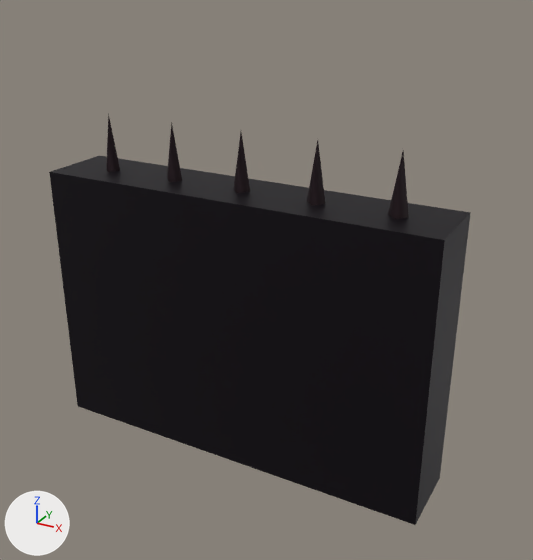
Two versions of the glTF model public/assets/models/environment/castle/castle_wall_spiked.glb, one commit apart.
Camera for both pictures: a 50 mm lens placed at (2.68, -4.49, 3.77), pointed at (0.19, 0.03, 1.51). Lighting does not change. The marker at lower left points along +X, +Y and +Z. The older version comes first. Where no turn or scale is listed for an object, it has been applied to the vertices. Vertices at exactly the same position are counted once.
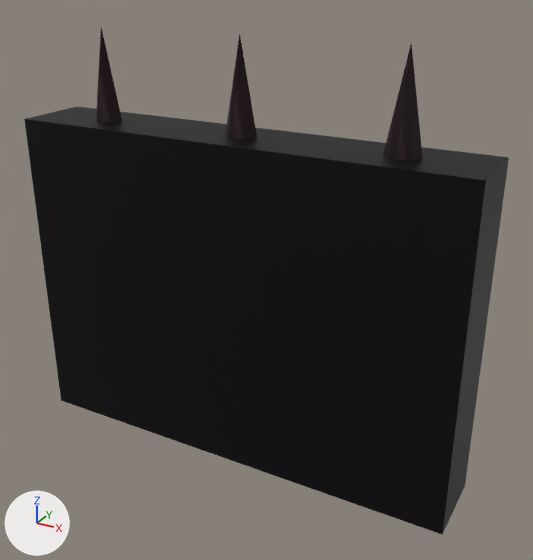
What differs and where, as boxes (x1, y1, x2, y2) in the pictures (533 x 560 px):
'Mesh_0', rescaled (15% wider, 16% taller)
    before: (49, 156, 471, 525)
    after: (24, 107, 509, 535)
'Mesh_3', moved, rescaled (141% wider, 92% taller)
    before: (234, 132, 250, 193)
    after: (383, 43, 423, 161)
'Mesh_2', moved, rescaled (106% wider, 75% taller)
    before: (167, 122, 182, 182)
    after: (225, 34, 257, 140)
'Mesh_1', moved, rescaled (80% wider, 60% taller)
    before: (106, 113, 120, 172)
    after: (96, 28, 122, 123)
'Mesh_5', deleted (black)
    before: (388, 150, 409, 219)
'Mesh_4', deleted (black)
    before: (307, 140, 325, 205)

The edits, one by one:
me_mesh_0 is used by ob_mesh_0; location (0.0, 0.0, 1.1).
me_mesh_0 had 8 vertices, 12 faces and spanned x -1.6..1.6, y -0.3..0.3, z -1.1..1.1.
me_mesh_0 now has 8 vertices, 12 faces and spans x -1.8..1.8, y -0.3..0.3, z -1.3..1.3.
me_mesh_0 part 1: the whole mesh is scaled about its middle by (1.12, 1, 1.18).
me_mesh_1 is used by ob_mesh_1; location (-1.2, 0.0, 2.4).
me_mesh_1 had 7 vertices, 8 faces and spanned x -0.08..0.08, y -0.08..0.08, z -0.25..0.25.
me_mesh_1 now has 7 vertices, 8 faces and spans x -0.15..0.15, y -0.15..0.15, z -0.4..0.4.
me_mesh_1 part 2: the whole mesh is scaled about its middle by (1.88, 1.88, 1.6).
me_mesh_2 is used by ob_mesh_2; location (-0.6, 0.0, 2.4).
me_mesh_2 had 7 vertices, 8 faces and spanned x -0.08..0.08, y -0.08..0.08, z -0.25..0.25.
me_mesh_2 now has 7 vertices, 8 faces and spans x -0.15..0.15, y -0.15..0.15, z -0.4..0.4.
me_mesh_2 part 3: the whole mesh is scaled about its middle by (1.88, 1.88, 1.6).
me_mesh_3 is used by ob_mesh_3; location (0.0, 0.0, 2.4).
me_mesh_3 had 7 vertices, 8 faces and spanned x -0.08..0.08, y -0.08..0.08, z -0.25..0.25.
me_mesh_3 now has 7 vertices, 8 faces and spans x -0.15..0.15, y -0.15..0.15, z -0.4..0.4.
me_mesh_3 part 4: the whole mesh is scaled about its middle by (1.88, 1.88, 1.6).
Object 'Mesh_0' (ob_mesh_0) moves from (0.0, 0.0, 1.1) to (0.0, 0.0, 1.3).
Object 'Mesh_1' (ob_mesh_1) moves from (-1.2, 0.0, 2.4) to (-1.2, 0.0, 2.9).
Object 'Mesh_2' (ob_mesh_2) moves from (-0.6, 0.0, 2.4) to (0.0, 0.0, 2.9).
Object 'Mesh_3' (ob_mesh_3) moves from (0.0, 0.0, 2.4) to (1.2, 0.0, 2.9).
Object 'Mesh_4' (ob_mesh_4) is deleted.
Object 'Mesh_5' (ob_mesh_5) is deleted.
